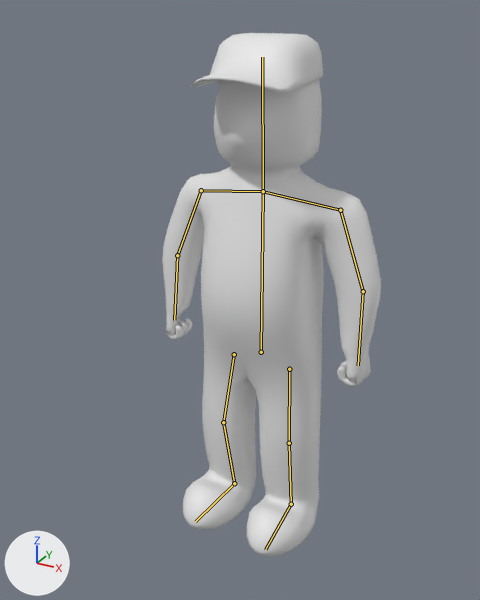
The Blender file artifacts/Blends/Marlo.blend, before and after one commit.
Before and after are seen from a 50 mm lens placed at (1.39, -2.75, 2.65), pointed at (-0.09, -0.07, 1.31). The axes (+X, +Y, +Z) are drawn at lower left. The lights are the same throughout. The bones that bend it are drawn over the model as lines.

Names of what the first picture shows: 'MarloModel'.
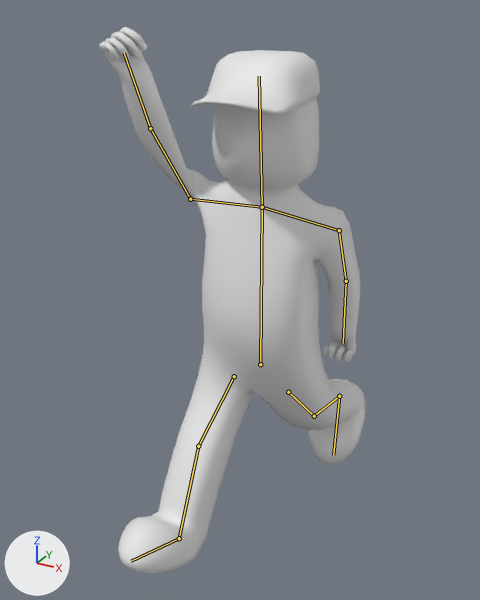
The newer file adds an action. The first version stands in its rest pose; the second is drawn at frame 10 of the action 'Jump'.

Where the change shows, as pixel boxes (x1, y1, x2, y2) in the pictures (480 x 600 px):
```json
{"object": "MarloModel", "change": "posed", "before": [162, 33, 381, 556], "after": [100, 27, 366, 574], "on screen": "21% wider"}
{"bone": "Core", "before": "(261, 352) to (263, 191)", "after": "(260, 364) to (262, 207)"}
{"bone": "Shoulder.L", "before": "(263, 191) to (201, 190)", "after": "(262, 207) to (190, 199)"}
{"bone": "Biceps.L", "before": "(201, 190) to (177, 255)", "after": "(190, 199) to (150, 128)"}
{"bone": "Shoulder.R", "before": "(263, 191) to (340, 210)", "after": "(262, 207) to (339, 230)"}
{"bone": "Biceps.R", "before": "(340, 210) to (363, 291)", "after": "(339, 230) to (346, 281)"}
{"bone": "Forearm.R", "before": "(363, 291) to (358, 365)", "after": "(346, 281) to (343, 343)"}
{"bone": "Head", "before": "(263, 191) to (262, 57)", "after": "(262, 207) to (259, 76)"}
{"bone": "Thigh.L", "before": "(234, 354) to (223, 422)", "after": "(234, 376) to (198, 446)"}
{"bone": "Quads.L", "before": "(223, 422) to (234, 483)", "after": "(198, 446) to (179, 538)"}
{"bone": "Foot.L", "before": "(234, 483) to (195, 521)", "after": "(179, 538) to (131, 561)"}
{"bone": "Thigh.R", "before": "(289, 369) to (289, 443)", "after": "(288, 392) to (314, 416)"}
{"bone": "Quads.R", "before": "(289, 443) to (291, 504)", "after": "(314, 416) to (339, 396)"}
{"bone": "Foot.R", "before": "(291, 504) to (265, 549)", "after": "(339, 396) to (333, 455)"}
```

Scene script edits in JSON lines:
```json
{"block": "bone_core", "where": "bone_core = bpy.data.objects['Marlo'].pose.bones['Core']"}
{"op": "set", "path": "bone_core.location", "old": "(0.0, 0.0, 0.0)", "new": "(0.0, -0.074, 0.0)"}
{"block": "bone_shoulder_l", "where": "bone_shoulder_l = bpy.data.objects['Marlo'].pose.bones['Shoulder.L']  # child of 'Core'"}
{"op": "set", "path": "bone_shoulder_l.rotation_quaternion", "old": "(1.0, 0.0, 0.0, 0.0)", "new": "(0.991, 0.068, -0.014, 0.111)", "note": "degrees (0, 0, 0) -> degrees (8, -2, 13)"}
{"block": "bone_biceps_l", "where": "bone_biceps_l = bpy.data.objects['Marlo'].pose.bones['Biceps.L']  # child of 'Shoulder.L'"}
{"op": "set", "path": "bone_biceps_l.rotation_quaternion", "old": "(1.0, 0.0, 0.0, 0.0)", "new": "(0.253, -0.45, 0.38, 0.768)", "note": "degrees (0, 0, 0) -> degrees (-131, 118, -6)"}
{"block": "bone_shoulder_r", "where": "bone_shoulder_r = bpy.data.objects['Marlo'].pose.bones['Shoulder.R']  # child of 'Core'"}
{"op": "set", "path": "bone_shoulder_r.rotation_quaternion", "old": "(1.0, 0.0, 0.0, 0.0)", "new": "(0.991, -0.038, -0.001, 0.125)", "note": "degrees (0, 0, 0) -> degrees (-4, 0, 14)"}
{"block": "bone_biceps_r", "where": "bone_biceps_r = bpy.data.objects['Marlo'].pose.bones['Biceps.R']  # child of 'Shoulder.R'"}
{"op": "set", "path": "bone_biceps_r.rotation_quaternion", "old": "(1.0, 0.0, 0.0, 0.0)", "new": "(0.755, 0.266, -0.589, -0.114)", "note": "degrees (0, 0, 0) -> degrees (73, -56, -60)"}
{"block": "bone_forearm_r", "where": "bone_forearm_r = bpy.data.objects['Marlo'].pose.bones['Forearm.R']  # child of 'Biceps.R'"}
{"op": "set", "path": "bone_forearm_r.rotation_quaternion", "old": "(1.0, 0.0, 0.0, 0.0)", "new": "(0.997, -0.003, 0.019, 0.077)", "note": "degrees (0, 0, 0) -> degrees (0, 2, 9)"}
{"block": "bone_head", "where": "bone_head = bpy.data.objects['Marlo'].pose.bones['Head']  # child of 'Core'"}
{"op": "set", "path": "bone_head.rotation_quaternion", "old": "(1.0, 0.0, 0.0, 0.0)", "new": "(1.0, 0.012, 0.0, 0.0)", "note": "degrees (0, 0, 0) -> degrees (1, 0, 0)"}
{"block": "bone_thigh_l", "where": "bone_thigh_l = bpy.data.objects['Marlo'].pose.bones['Thigh.L']"}
{"op": "set", "path": "bone_thigh_l.location", "old": "(0.0, 0.0, 0.0)", "new": "(0.012, 0.134, 0.017)"}
{"op": "set", "path": "bone_thigh_l.rotation_quaternion", "old": "(1.0, 0.0, 0.0, 0.0)", "new": "(0.931, -0.363, 0.033, 0.0)", "note": "degrees (0, 0, 0) -> degrees (-43, 4, -1)"}
{"block": "bone_quads_l", "where": "bone_quads_l = bpy.data.objects['Marlo'].pose.bones['Quads.L']  # child of 'Thigh.L'"}
{"op": "set", "path": "bone_quads_l.rotation_quaternion", "old": "(1.0, 0.0, 0.0, 0.0)", "new": "(0.999, 0.032, 0.001, 0.0)", "note": "degrees (0, 0, 0) -> degrees (4, 0, 0)"}
{"block": "bone_foot_l", "where": "bone_foot_l = bpy.data.objects['Marlo'].pose.bones['Foot.L']  # child of 'Quads.L'"}
{"op": "set", "path": "bone_foot_l.rotation_quaternion", "old": "(1.0, 0.0, 0.0, 0.0)", "new": "(0.989, -0.15, -0.012, 0.0)", "note": "degrees (0, 0, 0) -> degrees (-17, -1, 0)"}
{"block": "bone_thigh_r", "where": "bone_thigh_r = bpy.data.objects['Marlo'].pose.bones['Thigh.R']"}
{"op": "set", "path": "bone_thigh_r.location", "old": "(0.0, 0.0, 0.0)", "new": "(-0.015, 0.134, 0.015)"}
{"op": "set", "path": "bone_thigh_r.rotation_quaternion", "old": "(1.0, 0.0, 0.0, 0.0)", "new": "(0.904, 0.417, 0.039, 0.087)", "note": "degrees (0, 0, 0) -> degrees (50, 0, 11)"}
{"block": "bone_quads_r", "where": "bone_quads_r = bpy.data.objects['Marlo'].pose.bones['Quads.R']  # child of 'Thigh.R'"}
{"op": "set", "path": "bone_quads_r.rotation_quaternion", "old": "(1.0, 0.0, 0.0, 0.0)", "new": "(0.993, 0.116, -0.004, -0.006)", "note": "degrees (0, 0, 0) -> degrees (13, 0, -1)"}
{"block": "bone_foot_r", "where": "bone_foot_r = bpy.data.objects['Marlo'].pose.bones['Foot.R']  # child of 'Quads.R'"}
{"op": "set", "path": "bone_foot_r.rotation_quaternion", "old": "(1.0, 0.0, 0.0, 0.0)", "new": "(0.999, -0.048, 0.004, 0.0)", "note": "degrees (0, 0, 0) -> degrees (-6, 0, 0)"}
```
